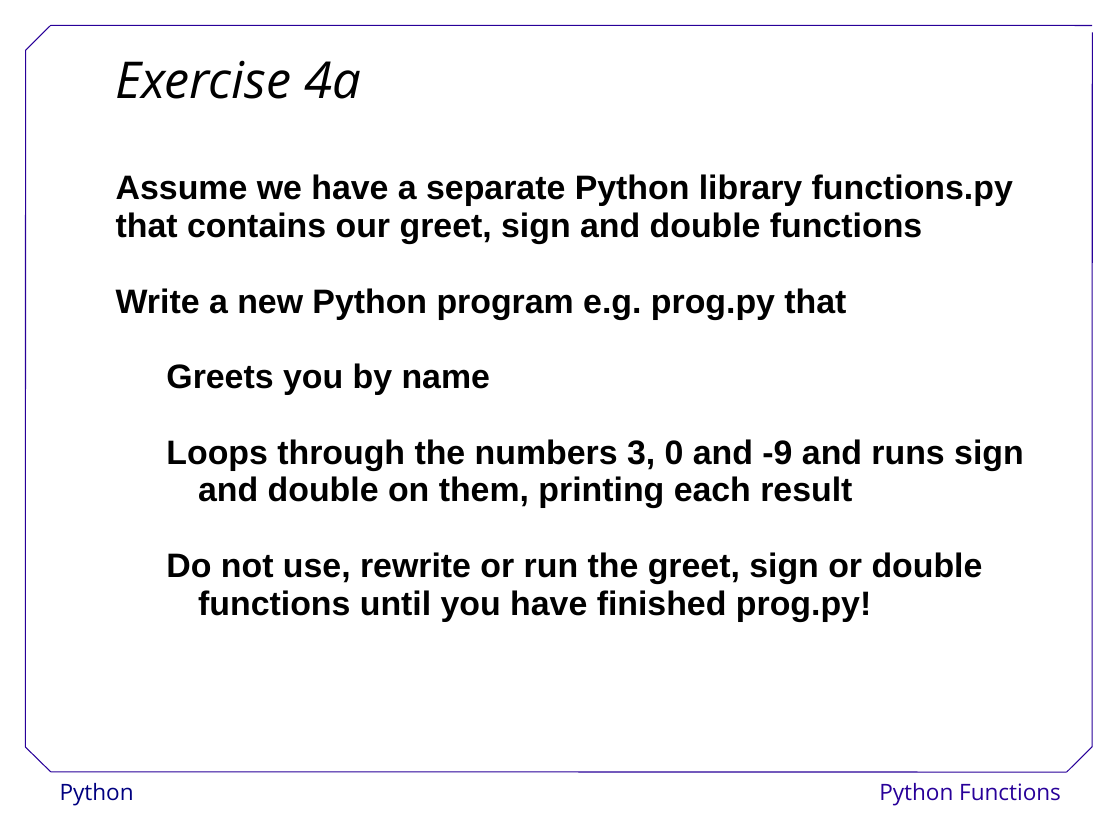
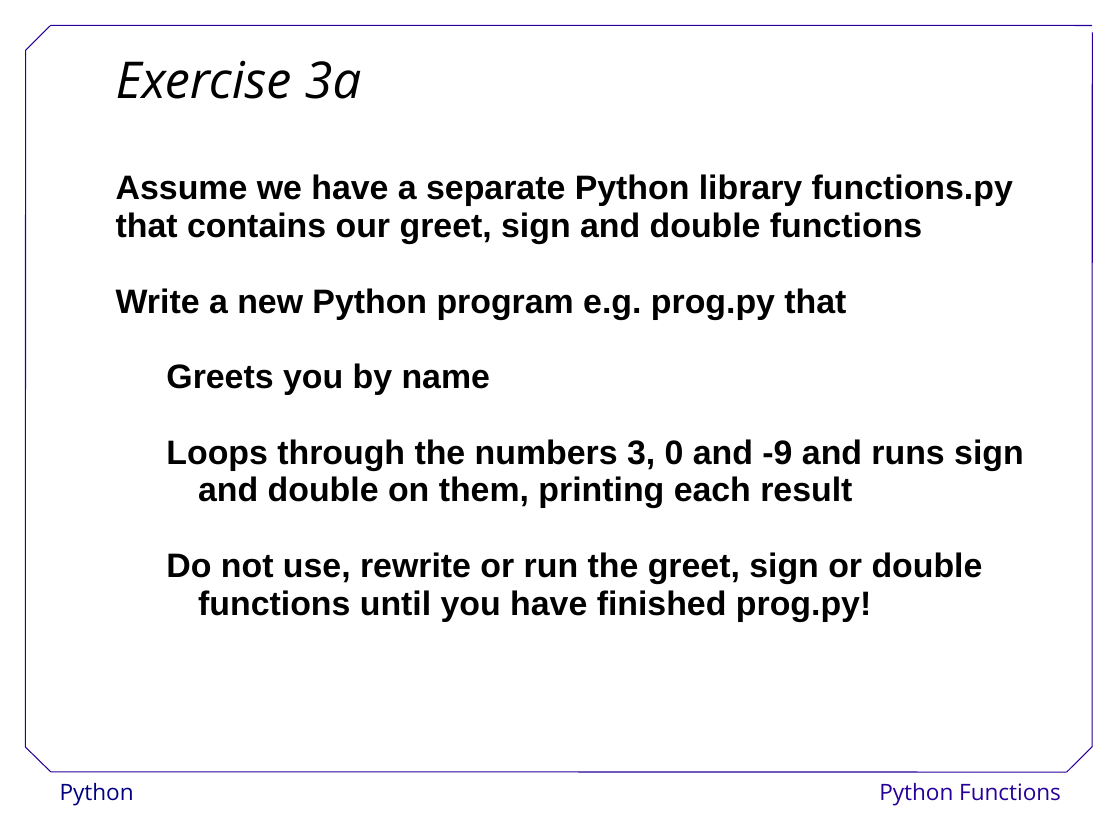
Before and after one commit to swcarpentry/DEPRECATED-boot-camps, a slide deck: slide 13 of PythonFunctions.ppt (slide 14 before the commit). Drawn at 1120x840 pixels with LibreOffice and Linux fonts; fonts in the diff are those of the drawing; background and template pictures are left out. Boxes give left, top, right and bottom in pixels: in the first picture for what was removed or moved away, otherwise in the second. Text is boxed around its words. In the diff, an @@ line names an element or a change of style, - is before the commit and + after.

```diff
--- a/PythonFunctions.ppt
+++ b/PythonFunctions.ppt
@@ text at box(116, 60, 362, 99): text changed @@
-Exercise 4a
+Exercise 3a
```
Also in this commit, not shown: 7 other slides changed, 2 slides removed, 6 other files.
